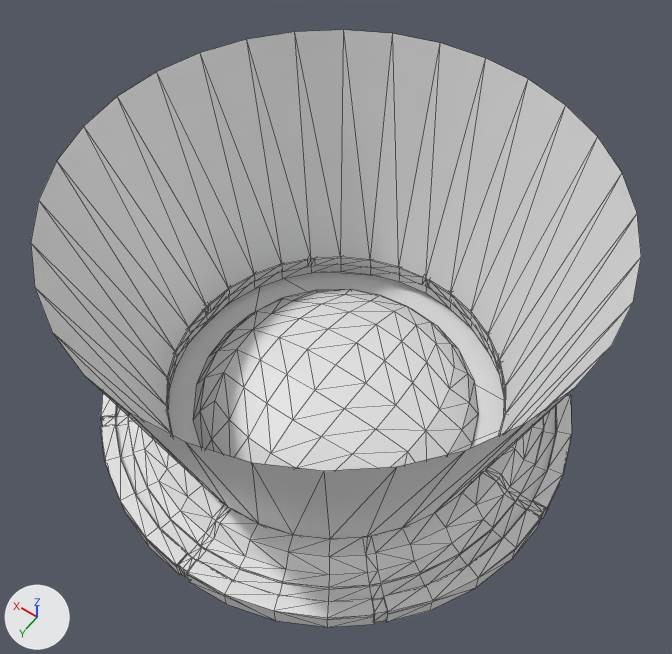
Renders of the glTF model src/assets/models/lab.glb from each side of a commit.
The view is the same before and after, from a camera (50 mm lens) standing at (-1.7, 2.37, 4.21) and looking at (-0.02, 0.03, 0.53). The lights are fixed; the arrows at lower left show +X, +Y and +Z. The first picture is the older version. Mesh edges are drawn as thin lines. Vertices at exactly the same position are counted once.

Objects in the first picture: 'base', 'shine'.
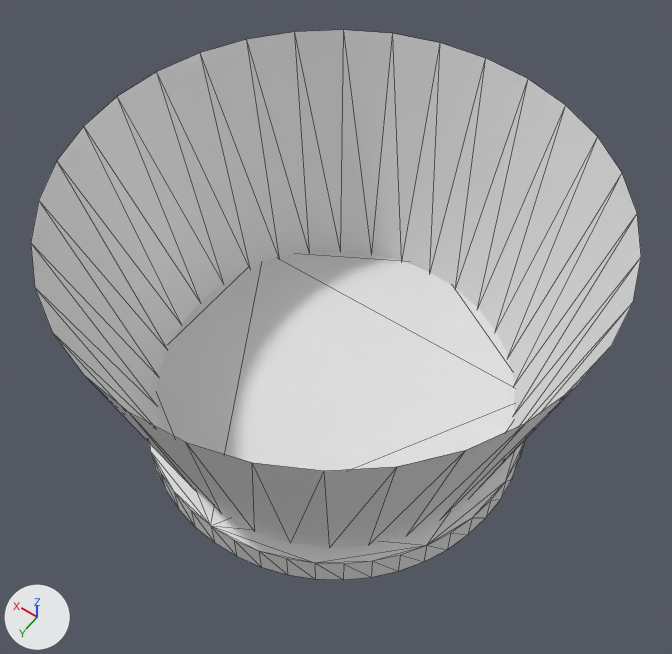
Pixel boxes (x1, y1, x2, y2) of what changed, in the pictures (672 x 654 px):
'shine', reshaped
    before: (31, 30, 641, 539)
    after: (31, 30, 641, 547)
'base', reshaped (20% narrower, 11% shorter)
    before: (100, 258, 572, 627)
    after: (147, 250, 526, 580)
part 2 of me_circle_004, rebuilt (20% narrower, 11% shorter)
    before: (100, 258, 572, 627)
    after: (147, 250, 526, 580)
part 3 of me_circle_004, deleted (mostly hidden)
    before: (169, 265, 504, 397)
part 4 of me_circle_004, deleted
    before: (193, 289, 478, 471)
part 5 of me_circle_004, deleted
    before: (168, 272, 504, 532)

What changed in the scene script:
```text
Change me_circle_001:
    where me_circle_001.from_pydata(...)  # 64 vertices, 64 faces; spans x -1.3..1.3, y -1.3..1.3, z -0.02..1.33
    used by ob_shine; location = (0.0, 0.0, 0.0)
    me_circle_001 part 1: all 32 vertices in x -0.93..0.93, y -0.93..0.93, z -0.02 are scaled about their middle by (1.05, 1.05, 1)
Change me_circle_004:
    used by ob_base; location = (0.0, 0.0, 0.0)
    remove me_circle_004.from_pydata(...)  # 971 vertices, 1698 faces; spans x -1.29..1.29, y -1.29..1.29, z -0.2..0.15
    add me_circle_004.from_pydata(...)  # 96 vertices, 142 faces; spans x -1.06..1.06, y -1.06..1.06, z -0.19..0.0
    me_circle_004 part 2: the loose piece of 544 vertices spanning x -1.29..1.29, y -1.29..1.29, z -0.2..-0.01 is rebuilt with 96 vertices and now spans x -1.06..1.06, y -1.06..1.06, z -0.19..0.0
    me_circle_004 part 3: the loose piece of 318 vertices spanning x -1.06..1.06, y -1.06..1.06, z -0.17..-0.08 is deleted
    me_circle_004 part 4: the loose piece of 97 vertices spanning x -0.8..0.8, y -0.8..0.8, z -0.19..0.15 is deleted
    me_circle_004 part 5: the loose piece of 12 vertices spanning x -1.1..1.1, y -1.1..1.1, z -0.19 is deleted
```
